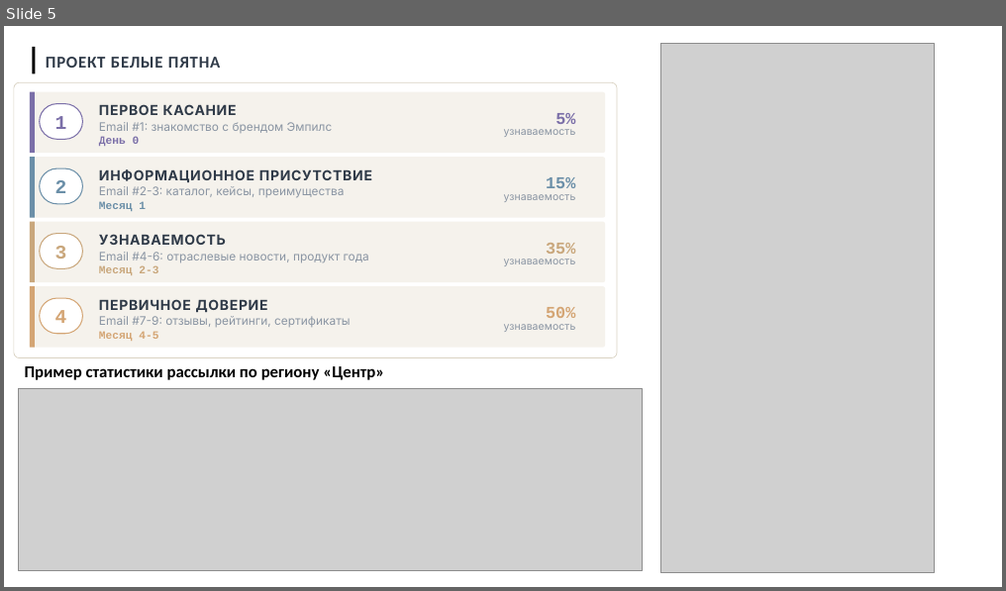
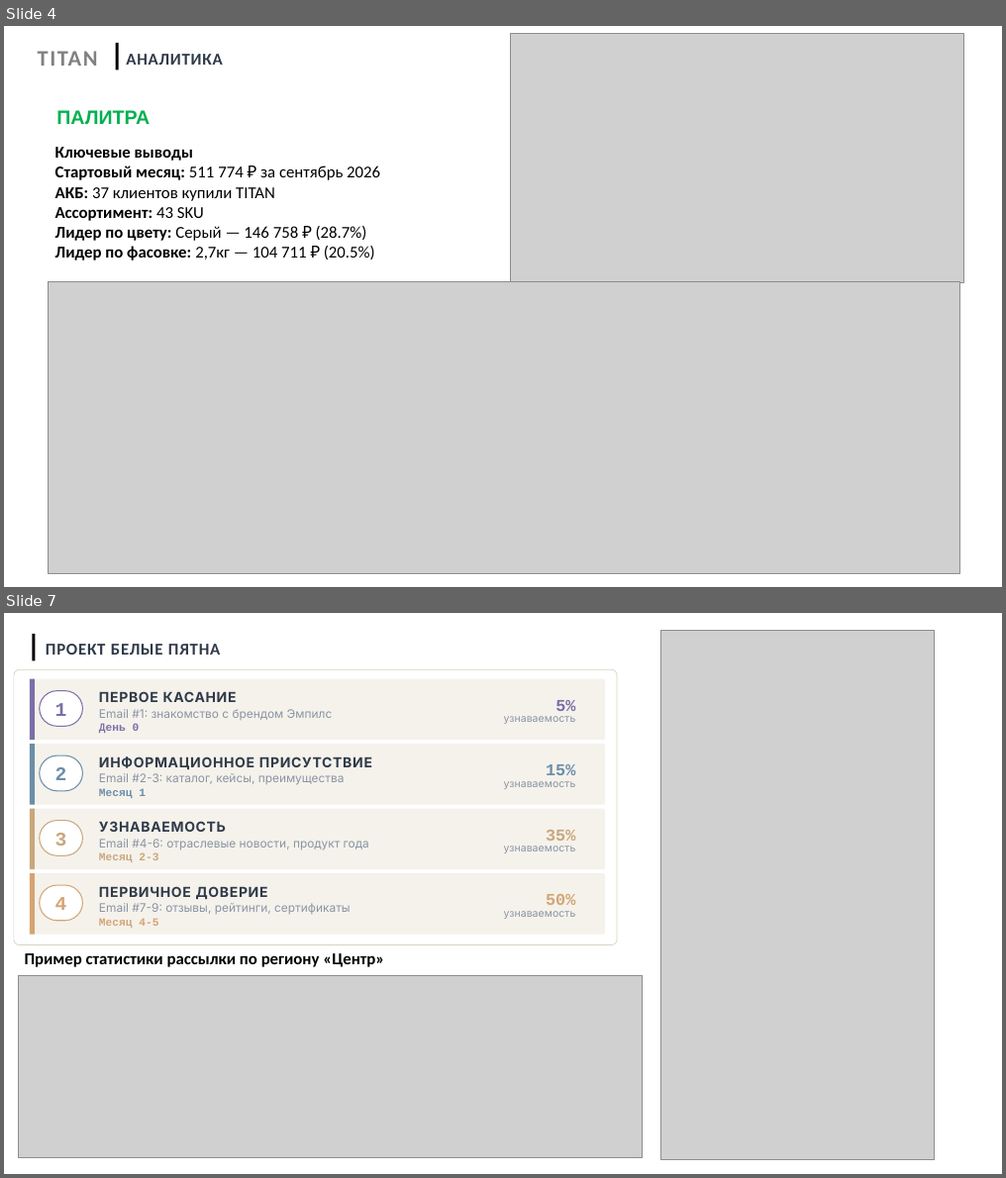
Before and after one commit to Iverson76newcomer/radar-empils, a slide deck: upload/Презентация_для_ГД_final.pptx. Shown one above the other, each under a label of ours: slide 5 before the commit, slides 4 and 7 after it; the slides between them are not shown. The pictures are 1006x591 and 1006x1178 pixels, drawn with LibreOffice and Linux fonts; fonts in the diff are those of the drawing; grey boxes stand for pictures. Boxes give left, top, right and bottom in pixels: in the first picture for what was removed or moved away, otherwise in the second. Text is boxed around its words. In the diff, an @@ line names an element or a change of style, - is before the commit and + after.

```diff
--- a/upload/Презентация_для_ГД_final.pptx
+++ b/upload/Презентация_для_ГД_final.pptx
@@ slide 4 added at [4, 26, 1002, 587], background #FFFFFF @@
@@ text added at [38, 51, 98, 66], 16 pt, text #808080, bold @@
+TITAN
@@ rectangle added at [116, 43, 119, 70], fill #000000 @@
@@ text added at [126, 54, 223, 65], 12 pt, text #2F3A48, bold @@
+АНАЛИТИКА
@@ picture added at [510, 33, 963, 283] @@
@@ text added at [56, 110, 150, 124], 14 pt, text #00B050, bold @@
+ПАЛИТРА
@@ text added at [55, 147, 380, 261], 12 pt, text #000000 @@
+Ключевые выводы
+Стартовый месяц: 511 774 ₽ за сентябрь 2026
+АКБ: 37 клиентов купили TITAN
+Ассортимент: 43 SKU
+Лидер по цвету: Серый — 146 758 ₽ (28.7%)
+Лидер по фасовке: 2,7кг — 104 711 ₽ (20.5%)
@@ picture added at [48, 281, 960, 573] @@
@@ what was slide 5 is now slide 7 @@
```
Also in this commit, not shown: 8 slides changed, 2 other slides added, 1 slide removed, 11 other files.
